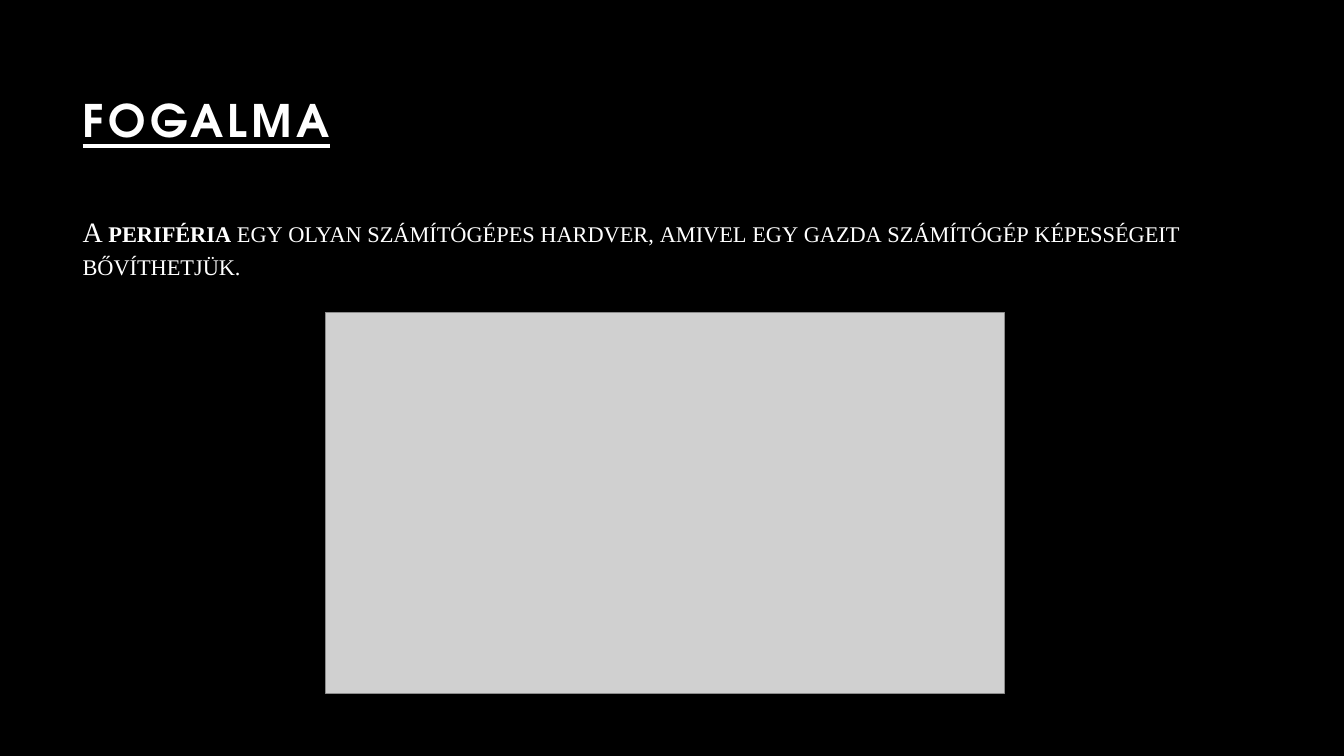
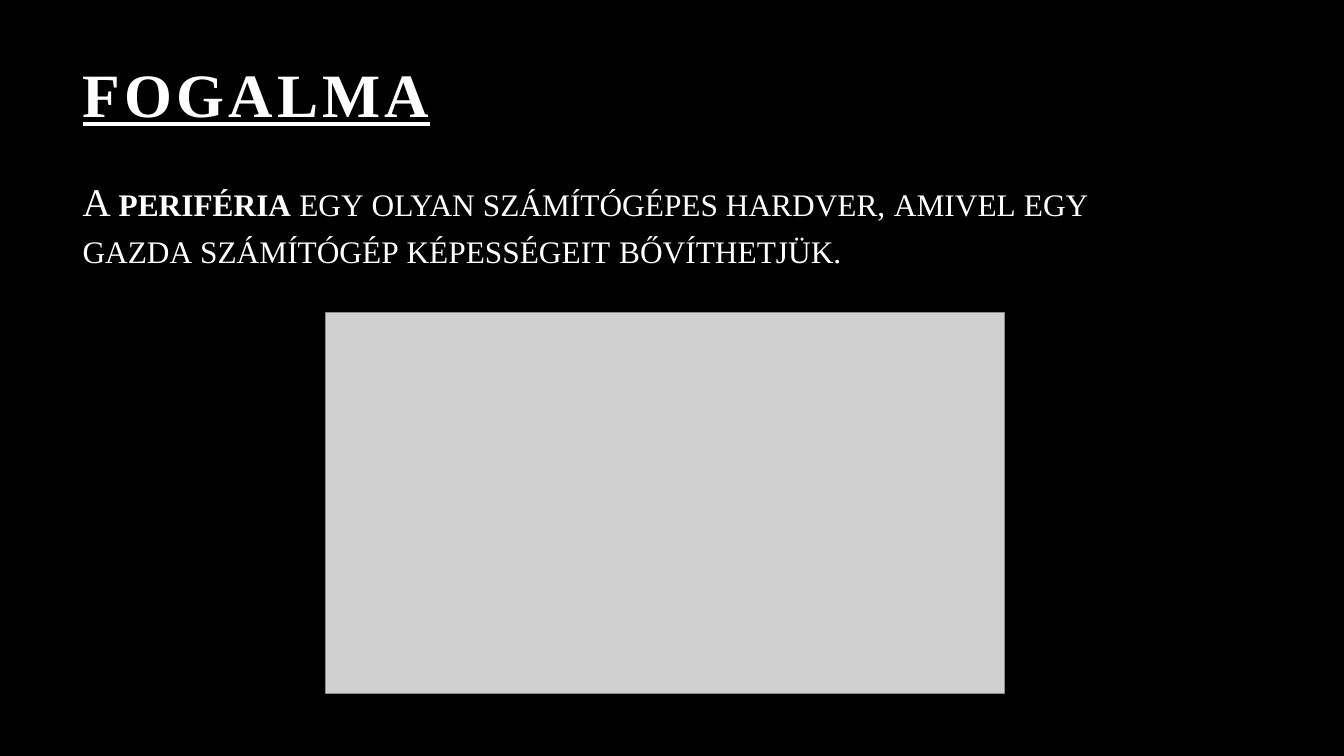
Before and after one commit to kkrisztiann/ikt_ppt1, a slide deck: slide 2 of Perifériák_KK.pptx. Drawn at 1344x756 pixels with LibreOffice and Linux fonts; fonts in the diff are those of the drawing; grey boxes stand for pictures; background and template pictures are left out. Boxes give left, top, right and bottom in pixels: in the first picture for what was removed or moved away, otherwise in the second. Text is boxed around its words. In the diff, an @@ line names an element or a change of style, - is before the commit and + after.

```diff
--- a/Perifériák_KK.pptx
+++ b/Perifériák_KK.pptx
@@ title "FOGALMA": place and size @@
-title "FOGALMA" at (83, 103, 330, 148)
+title "FOGALMA" at (83, 76, 430, 126)
@@ title "FOGALMA" at (83, 76, 430, 126): size 32 to 44 pt, font TeX Gyre Adventor to Times New Roman @@
@@ text "A periféria egy olyan számítógépes ...": place and size @@
-text "A periféria egy olyan számítógépes ..." at (83, 223, 1179, 276)
+text "A periféria egy olyan számítógépes ..." at (83, 190, 1088, 264)
@@ text "A periféria egy olyan számítógépes ..." at (83, 190, 1088, 264): size 20 to 28 pt; more space between paragraphs @@
```
Also in this commit, not shown: 9 other slides changed, 1 slide added.
